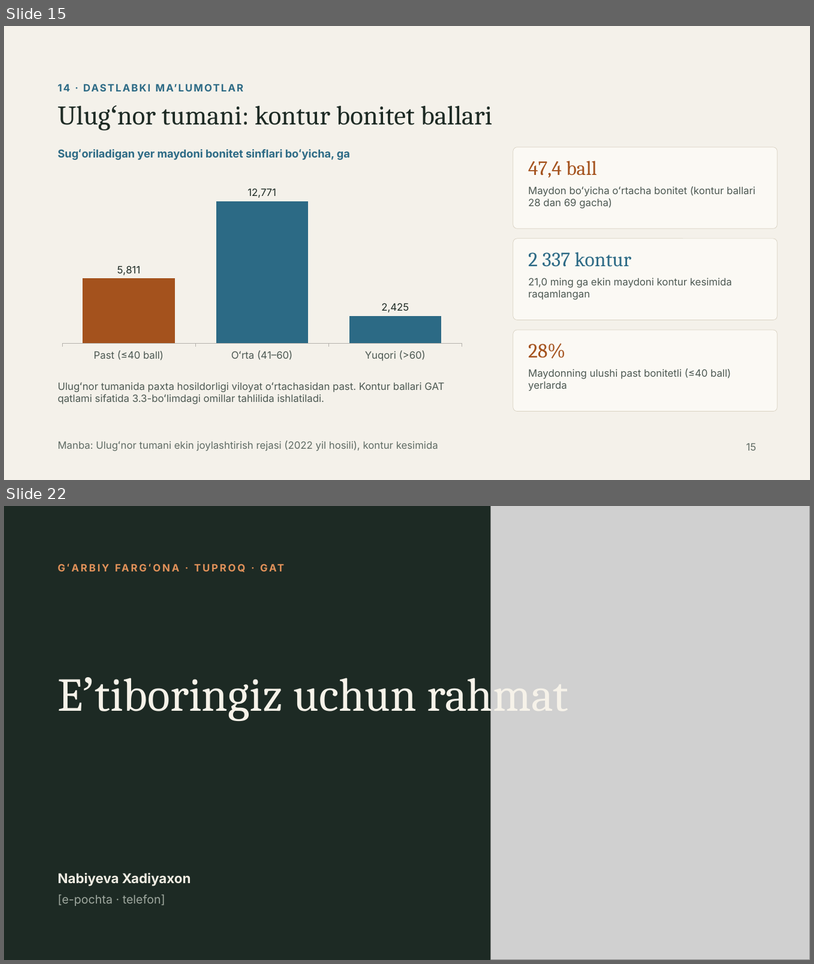
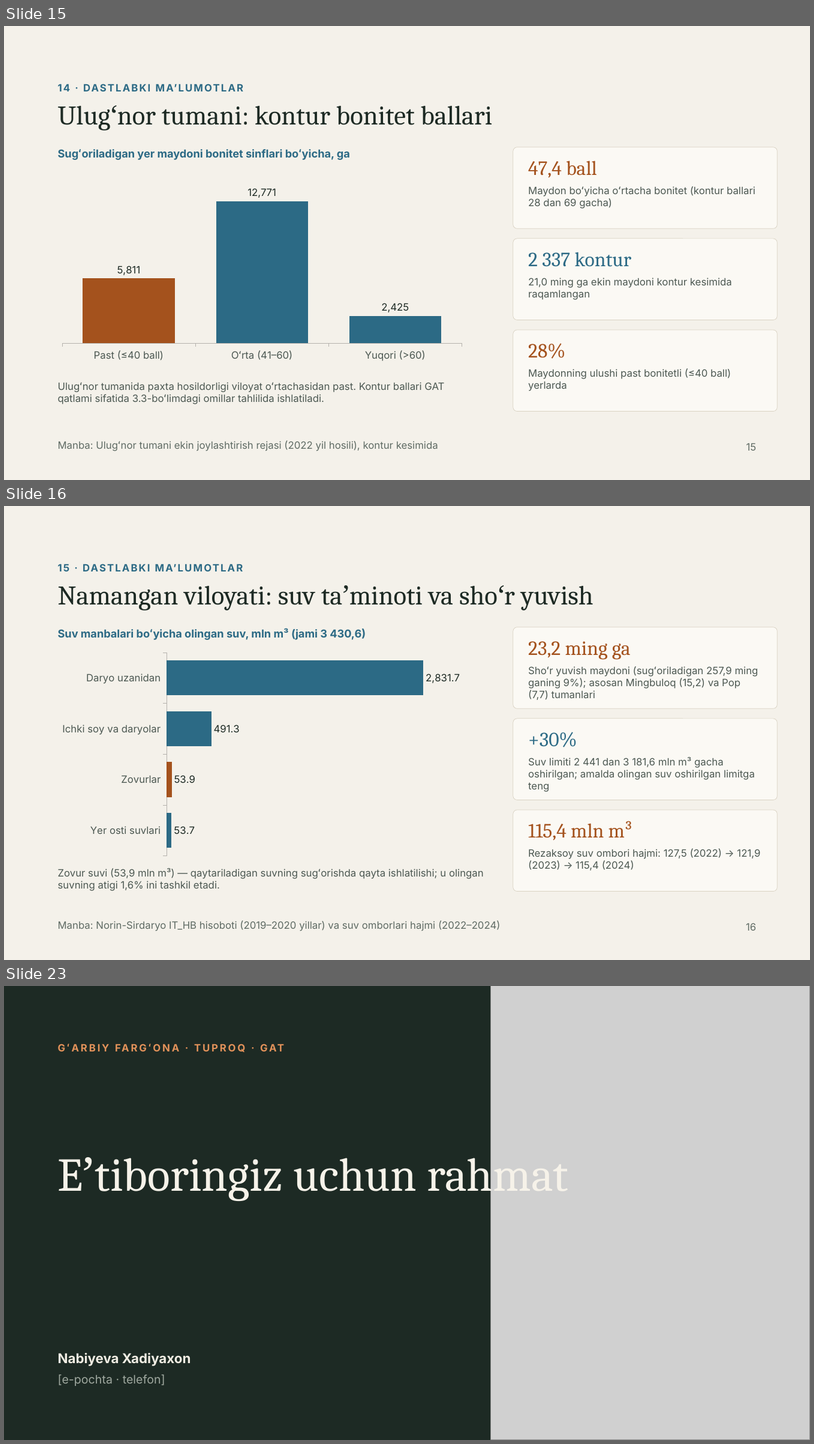
Before and after one commit to Rasuljon007/mirzohid-loyiha, a slide deck: Garbiy_Farg_ona_tuproqlari_GAT_asosida_bashoratlash.pptx. Shown one above the other, each under a label of ours: slides 15 and 22 before the commit, slides 15, 16 and 23 after it; the slides between them are not shown. The pictures are 814x964 and 814x1444 pixels, drawn with LibreOffice and Linux fonts; fonts in the diff are those of the drawing; grey boxes stand for pictures. Boxes give left, top, right and bottom in pixels: in the first picture for what was removed or moved away, otherwise in the second. Text is boxed around its words. In the diff, an @@ line names an element or a change of style, - is before the commit and + after.

```diff
--- a/Garbiy_Farg_ona_tuproqlari_GAT_asosida_bashoratlash.pptx
+++ b/Garbiy_Farg_ona_tuproqlari_GAT_asosida_bashoratlash.pptx
@@ slide 16 added at (x1=4, y1=506, x2=810, y2=960), background #F4F1EA @@
@@ text added at (x1=58, y1=560, x2=778, y2=576), 12 pt, text #2C6A85, bold @@
+15 · DASTLABKI MAʼLUMOTLAR
@@ title added at (x1=58, y1=586, x2=594, y2=610), 32 pt, text #1D2A24 @@
+Namangan viloyati: suv taʼminoti va shoʻr yuvish
@@ text added at (x1=58, y1=628, x2=366, y2=640), 13 pt, text #2C6A85, bold @@
+Suv manbalari boʻyicha olingan suv, mln m³ (jami 3 430,6)
@@ rounded rectangle added at (x1=513, y1=627, x2=778, y2=709), fill #FBF9F4, outline #D9D2C3 0.5 pt @@
@@ bar chart added at (x1=54, y1=648, x2=484, y2=860) @@
+categories: Daryo uzanidan, Ichki soy va daryolar, Zovurlar, Yer osti suvlari
+Series 1: 2831.7, 491.3, 53.9, 53.7
@@ text added at (x1=528, y1=641, x2=631, y2=660), 24 pt, text #A4521D @@
+23,2 ming ga
@@ text added at (x1=528, y1=666, x2=759, y2=700), 12 pt, text #4C5852 @@
+Shoʻr yuvish maydoni (sugʻoriladigan 257,9 ming ganing 9%); asosan Mingbuloq (15,2) va Pop (7,7) tumanlari
@@ rounded rectangle added at (x1=513, y1=718, x2=778, y2=800), fill #FBF9F4, outline #D9D2C3 0.5 pt @@
@@ text added at (x1=528, y1=732, x2=577, y2=747), 24 pt, text #2C6A85 @@
++30%
@@ text added at (x1=528, y1=757, x2=755, y2=792), 12 pt, text #4C5852 @@
+Suv limiti 2 441 dan 3 181,6 mln m³ gacha oshirilgan; amalda olingan suv oshirilgan limitga teng
@@ rounded rectangle added at (x1=513, y1=810, x2=778, y2=891), fill #FBF9F4, outline #D9D2C3 0.5 pt @@
@@ text added at (x1=528, y1=820, x2=633, y2=840), 24 pt, text #A4521D @@
+115,4 mln m³
@@ text added at (x1=528, y1=848, x2=761, y2=870), 12 pt, text #4C5852 @@
+Rezaksoy suv ombori hajmi: 127,5 (2022) → 121,9 (2023) → 115,4 (2024)
@@ text added at (x1=58, y1=868, x2=484, y2=891), 12 pt, text #4C5852 @@
+Zovur suvi (53,9 mln m³) — qaytariladigan suvning sugʻorishda qayta ishlatilishi; u olingan suvning atigi 1,6% ini tashkil etadi.
@@ text added at (x1=58, y1=920, x2=500, y2=931), 12 pt, text #5F6B64 @@
+Manba: Norin-Sirdaryo IT_HB hisoboti (2019–2020 yillar) va suv omborlari hajmi (2022–2024)
@@ text added at (x1=746, y1=922, x2=756, y2=930), 12 pt, text #5F6B64 @@
+16
@@ what was slide 22 is now slide 23 @@
```
Also in this commit, not shown: 7 slides changed.
